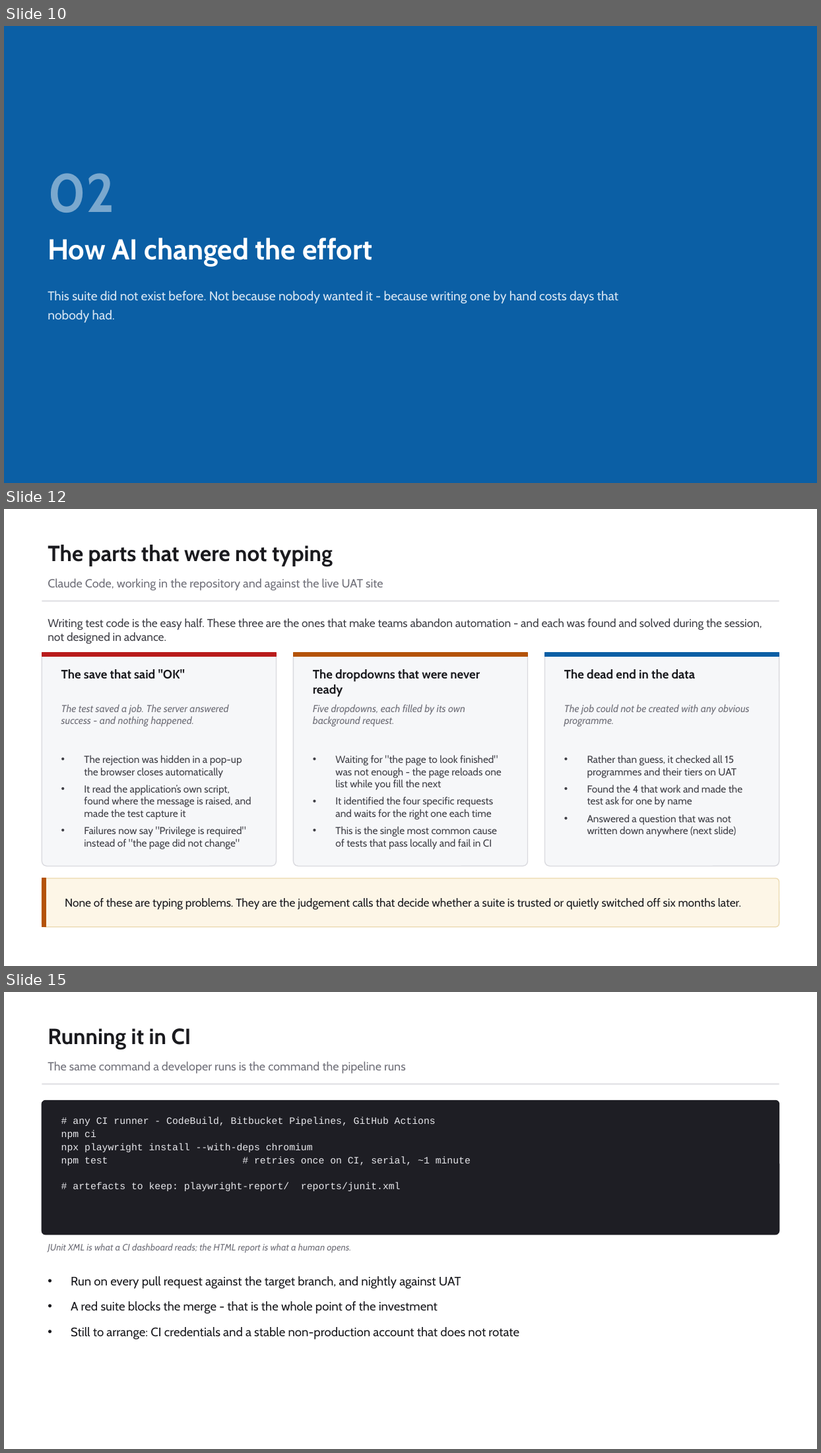
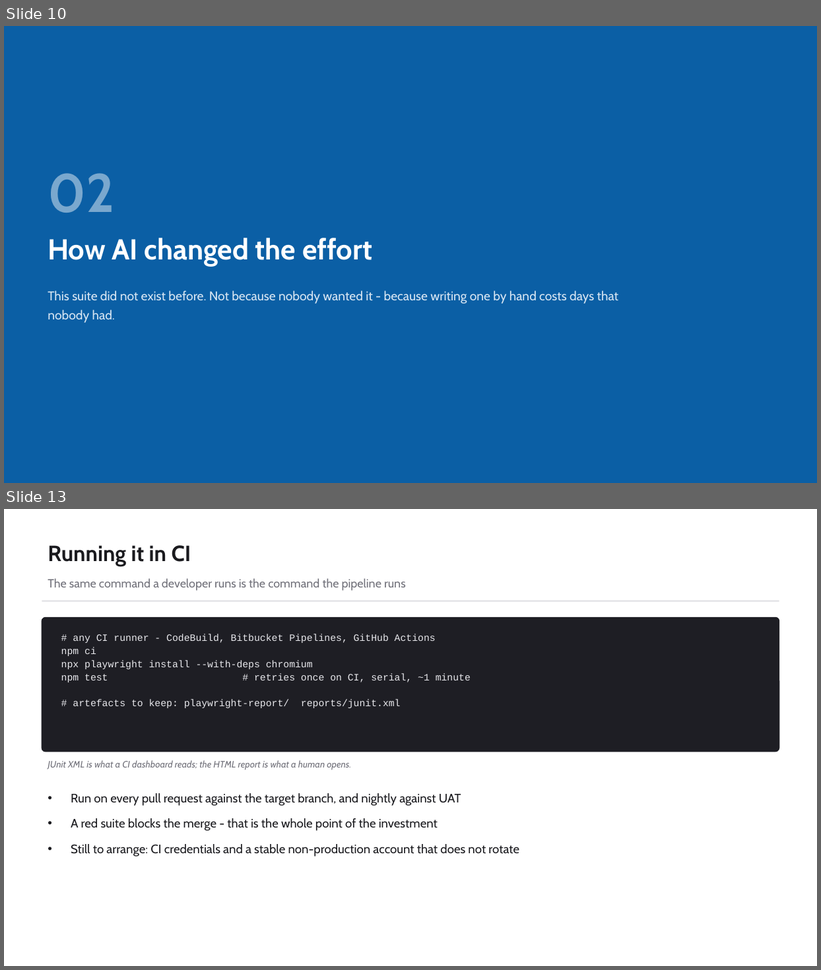
Before and after one commit to bulubuloa/AS.APAC.AI.Workshop, a slide deck: presentations/Web_Test_Automation_Playwright.pptx. Shown one above the other, each under a label of ours: slides 10, 12 and 15 before the commit, slides 10 and 13 after it; the slides between them are not shown. The pictures are 821x1453 and 821x970 pixels, drawn with LibreOffice and Linux fonts; fonts in the diff are those of the drawing. Boxes give left, top, right and bottom in pixels: in the first picture for what was removed or moved away, otherwise in the second. Text is boxed around its words. In the diff, an @@ line names an element or a change of style, - is before the commit and + after.

```diff
--- a/presentations/Web_Test_Automation_Playwright.pptx
+++ b/presentations/Web_Test_Automation_Playwright.pptx
@@ slide 12 removed at [4,509,817,966], background #FFFFFF @@
@@ text removed at [48,545,333,567] @@
-The parts that were not typing
@@ text removed at [48,578,383,591] @@
-Claude Code, working in the repository and against the live UAT site
@@ rectangle removed at [42,601,780,601] @@
@@ text removed at [48,619,762,644] @@
-Writing test code is the easy half. These three are the ones that make teams abandon automation - and each was found and solved during the session, not designed in advance.
@@ rounded rectangle removed at [42,653,276,867] @@
@@ rectangle removed at [42,653,276,657] @@
@@ rounded rectangle removed at [293,653,527,867] @@
@@ rectangle removed at [293,653,527,657] @@
@@ rounded rectangle removed at [545,653,780,867] @@
@@ rectangle removed at [545,653,780,657] @@
@@ text removed at [61,669,185,679] @@
-The save that said "OK"
@@ text removed at [313,669,480,697] @@
-The dropdowns that were never ready
@@ text removed at [564,669,695,679] @@
-The dead end in the data
@@ text removed at [61,704,228,727] @@
-The test saved a job. The server answered success - and nothing happened.
@@ text removed at [313,704,465,727] @@
-Five dropdowns, each filled by its own background request.
@@ text removed at [564,704,749,727] @@
-The job could not be created with any obvious programme.
@@ text removed at [84,755,252,850] @@
-• The rejection was hidden in a pop-up the browser closes automatically
-• It read the application’s own script, found where the message is raised, and made the test capture it
-• Failures now say "Privilege is required" instead of "the page did not change"
@@ text removed at [335,755,502,850] @@
-• Waiting for "the page to look finished" was not enough - the page reloads one list while you fill the next
-• It identified the four specific requests and waits for the right one each time
-• This is the single most common cause of tests that pass locally and fail in CI
@@ text removed at [587,755,743,837] @@
-• Rather than guess, it checked all 15 programmes and their tiers on UAT
-• Found the 4 that work and made the test ask for one by name
-• Answered a question that was not written down anywhere (next slide)
@@ rounded rectangle removed at [42,879,780,927] @@
@@ rectangle removed at [42,879,46,927] @@
@@ text removed at [65,898,741,910] @@
-None of these are typing problems. They are the judgement calls that decide whether a suite is trusted or quietly switched off six months later.
@@ what was slide 15 is now slide 13 @@
```
Also in this commit, not shown: 2 slides changed, 1 other slide removed, 1 other file.
